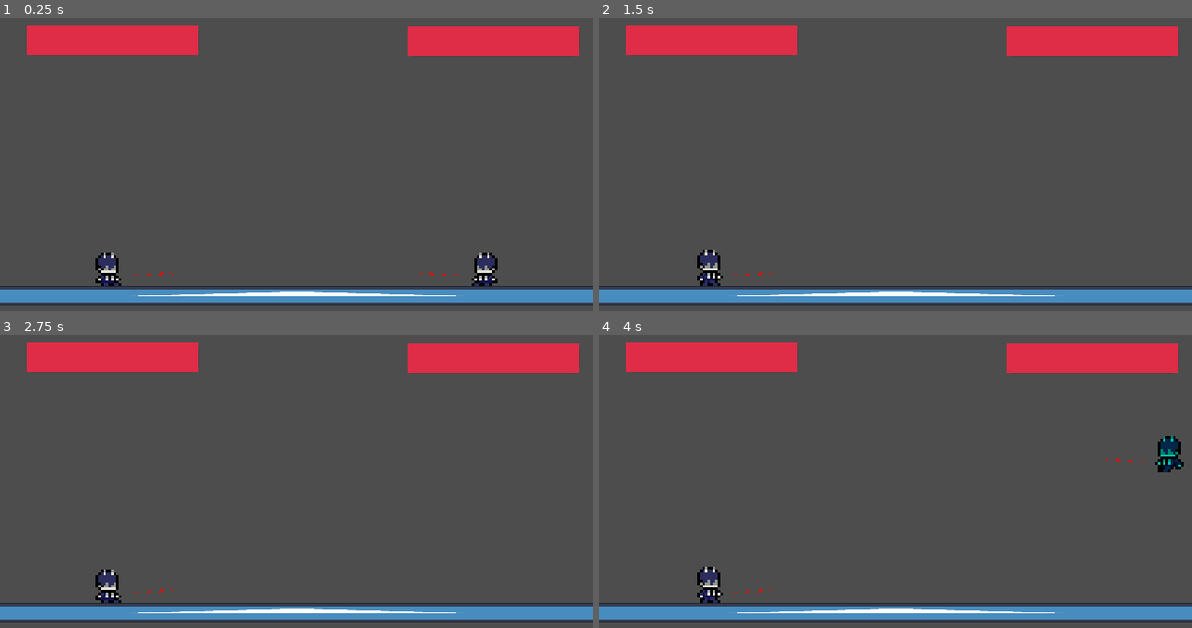
Above: before the commit, frames 1-4 (two rows, left to right).
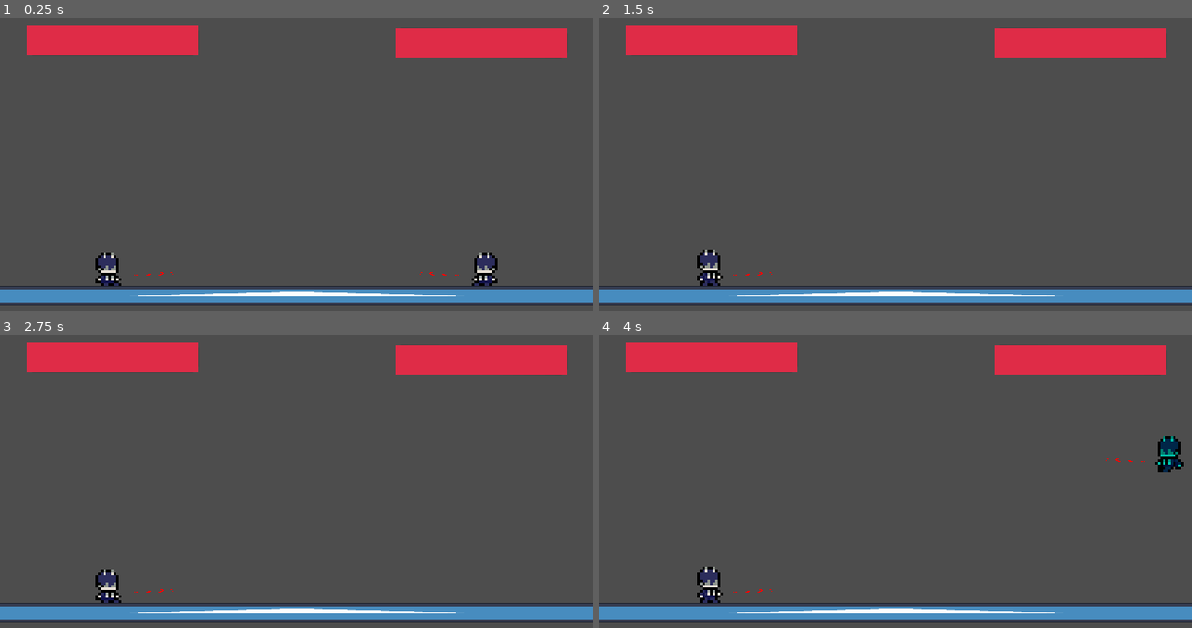
Above: after the commit, the same moments.

Repository: lucasmcclean/project-foxtrot-black-trigger-watchtower-omega
Game: Godot game, scene res://main.tscn
The game is run twice, just before and just after one commit, with the same random seed, the same clock (stepped at 60 frames per second) and the same inputs. The engine's default icon, where the game draws it, is replaced by a stand-in: a white triangle on a blue panel in a dark square.
Inputs:
- Up to frame 1 (0.25 s): no input
- Up to frame 2 (1.5 s): tap Enter at 0.5 s; hold D (move_right) 0.53-1.28 s; tap S (crouch) at 0.6 s; tap W (jump) at 0.77 s; hold Insert (move_down) from 1.28 s (still down); tap Space (flash_step) at 1.35 s
- Up to frame 3 (2.75 s): tap W (jump) at 1.52 s; release Insert (move_down) at 2.03 s; hold D (move_right) from 2.03 s (still down); tap E (kick) at 2.1 s
- Up to frame 4 (4 s): release D (move_right) at 2.78 s; hold Page Up (move_up) 2.78-3.53 s; tap Q (punch) at 2.85 s; tap W (jump) at 3.02, 3.77 s; tap Space (flash_step) at 3.5 s; hold A (move_left) from 3.53 s (still down); tap S (crouch) at 3.6 s

The runs differ from the first frame. In frame 1, 0.8% of the frame differs, in the area x 66-98%, y 2-14%; in frame 2, 0.8%; in frame 3, 0.8%; in frame 4, 0.8%.

Commit message:
Particles

Diff:
--- a/project-foxtrot-black-trigger-watchtower-omega/health_bar_eeg.gd
+++ b/project-foxtrot-black-trigger-watchtower-omega/health_bar_eeg.gd
@@ -1,10 +1,21 @@
 extends ProgressBar
 
-@export var player: Player;
+@export var player: Player
+@onready var particles: GPUParticles2D = $GlowParticle
+
+var last_health: int
 
 func _ready() -> void:
-    max_value = 20
+	max_value = 20
+	value = player.health
+	last_health = value
 
 func _process(delta: float) -> void:
-    var tween: Tween = get_tree().create_tween()
-    tween.tween_property(self, "value", player.health, 0.2)
+	if player.health < last_health:
+		particles.restart()
+		particles.emitting = true
+
+	var tween: Tween = get_tree().create_tween()
+	tween.tween_property(self, "value", player.health, 0.2)
+
+	last_health = player.health
--- a/project-foxtrot-black-trigger-watchtower-omega/health_bar_local.gd
+++ b/project-foxtrot-black-trigger-watchtower-omega/health_bar_local.gd
@@ -1,10 +1,21 @@
 extends ProgressBar
 
-@export var player: Player;
+@export var player: Player
+@onready var particles: GPUParticles2D = $GlowParticle
+
+var last_health: int
 
 func _ready() -> void:
     max_value = 20
+    value = player.health
+    last_health = value
 
 func _process(delta: float) -> void:
+    if player.health < last_health:
+        particles.restart()
+        particles.emitting = true
+
     var tween: Tween = get_tree().create_tween()
     tween.tween_property(self, "value", player.health, 0.2)
+
+    last_health = player.health
--- a/project-foxtrot-black-trigger-watchtower-omega/main.tscn
+++ b/project-foxtrot-black-trigger-watchtower-omega/main.tscn
@@ -12,6 +12,17 @@
 
 [sub_resource type="StyleBoxFlat" id="StyleBoxFlat_efxa6"]
 bg_color = Color(0.87365526, 0.17387769, 0.27908936, 1)
+
+[sub_resource type="ParticleProcessMaterial" id="ParticleProcessMaterial_kek77"]
+lifetime_randomness = 0.32
+particle_flag_disable_z = true
+spread = 180.0
+initial_velocity_min = 130.0
+initial_velocity_max = 300.0
+gravity = Vector3(0, 98, 0)
+scale_min = 2.0
+scale_max = 3.0
+color = Color(0.8550397, 0.27846763, 0.44767332, 1)
 
 [sub_resource type="RectangleShape2D" id="RectangleShape2D_0xm2m"]
 size = Vector2(1153, 20)
@@ -36,17 +47,35 @@
 script = ExtResource("8_kek77")
 player = NodePath("../../LocalPlayer")
 
+[node name="GlowParticle" type="GPUParticles2D" parent="HUD/HealthBarLocal"]
+position = Vector2(162, 14)
+emitting = false
+amount = 20
+lifetime = 0.3
+one_shot = true
+process_material = SubResource("ParticleProcessMaterial_kek77")
+
 [node name="HealthBarEEG" type="ProgressBar" parent="HUD" node_paths=PackedStringArray("player")]
-offset_left = 440.0
-offset_top = 19.0
-offset_right = 625.0
-offset_bottom = 51.0
+offset_left = 612.0
+offset_top = 53.0
+offset_right = 797.0
+offset_bottom = 85.0
+rotation = 3.1415927
 theme_override_colors/font_color = Color(0.9490196, 0.9490196, 0.9490196, 1)
 theme_override_styles/fill = SubResource("StyleBoxFlat_efxa6")
 value = 100.0
 show_percentage = false
 script = ExtResource("9_4c57u")
 player = NodePath("../../EEGPlayer")
+
+[node name="GlowParticle" type="GPUParticles2D" parent="HUD/HealthBarEEG"]
+position = Vector2(165, 15.999987)
+rotation = 1.0693375
+emitting = false
+amount = 20
+lifetime = 0.3
+one_shot = true
+process_material = SubResource("ParticleProcessMaterial_kek77")
 
 [node name="StaticBody2D" type="StaticBody2D" parent="."]
 position = Vector2(0, 129)
Not shown: 1 places in project-foxtrot-black-trigger-watchtower-omega/main.tscn that only renumber resources
